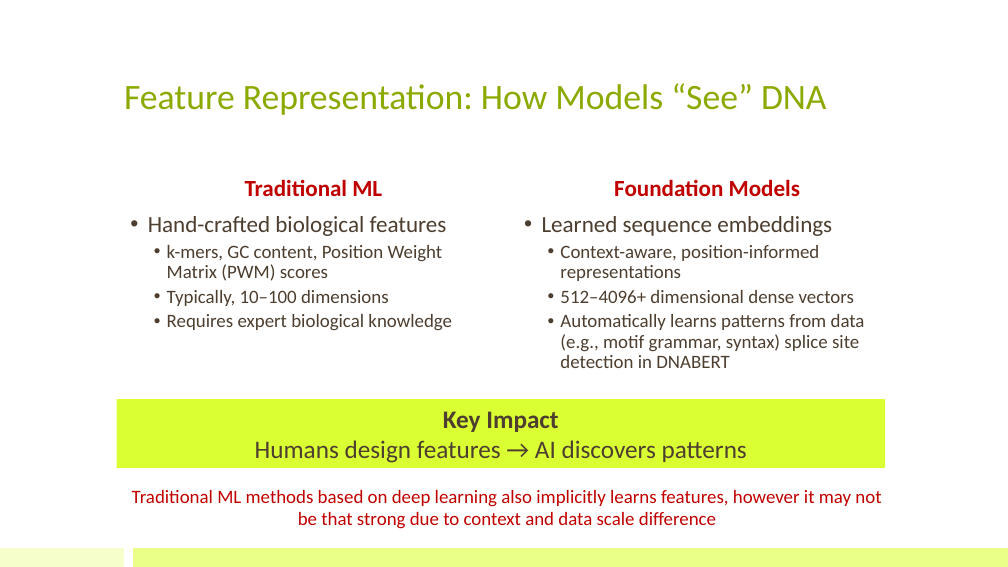
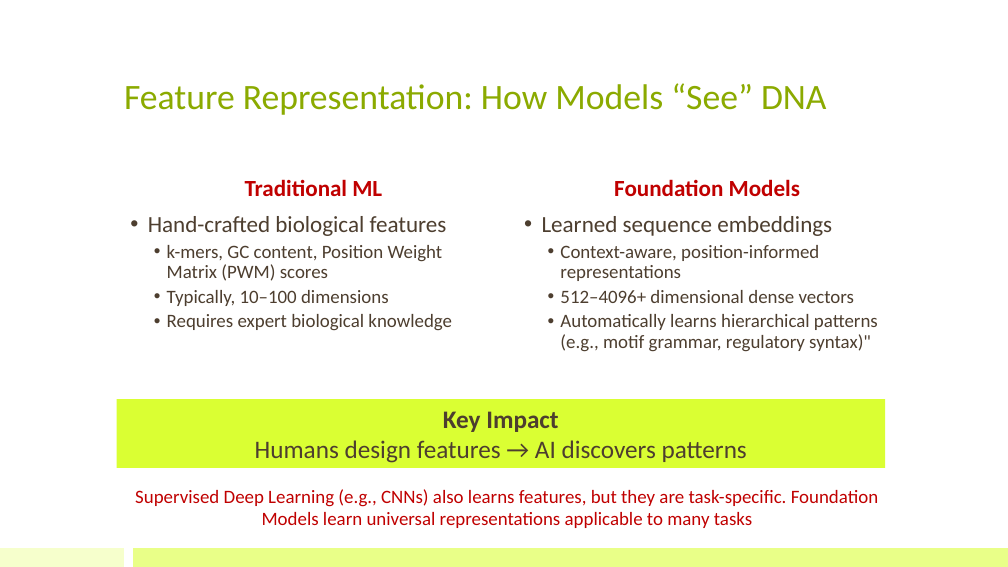
Before and after one commit to bioinfo-kaust/gfm-workshop, a slide deck: slide 10 of lecture_slides/1.day1_before_lunch/lecture_1a_intro_gfm.pptx. Drawn at 1008x567 pixels with LibreOffice and Linux fonts; fonts in the diff are those of the drawing. Boxes give left, top, right and bottom in pixels: in the first picture for what was removed or moved away, otherwise in the second. Text is boxed around its words. In the diff, an @@ line names an element or a change of style, - is before the commit and + after.

```diff
--- a/lecture_slides/1.day1_before_lunch/lecture_1a_intro_gfm.pptx
+++ b/lecture_slides/1.day1_before_lunch/lecture_1a_intro_gfm.pptx
@@ text at (560, 314, 878, 352): text changed @@
-  • Automatically learns patterns from data (e.g., motif grammar, syntax) splice site detection in DNABERT
+  • Automatically learns hierarchical patterns (e.g., motif grammar, regulatory syntax)"
@@ text at (135, 489, 878, 528): text changed @@
-Traditional ML methods based on deep learning also implicitly learns features, however it may not be that strong due to context and data scale difference
+Supervised Deep Learning (e.g., CNNs) also learns features, but they are task-specific. Foundation Models learn universal representations applicable to many tasks
```
Also in this commit, not shown: 12 other slides changed, 2 other files.
